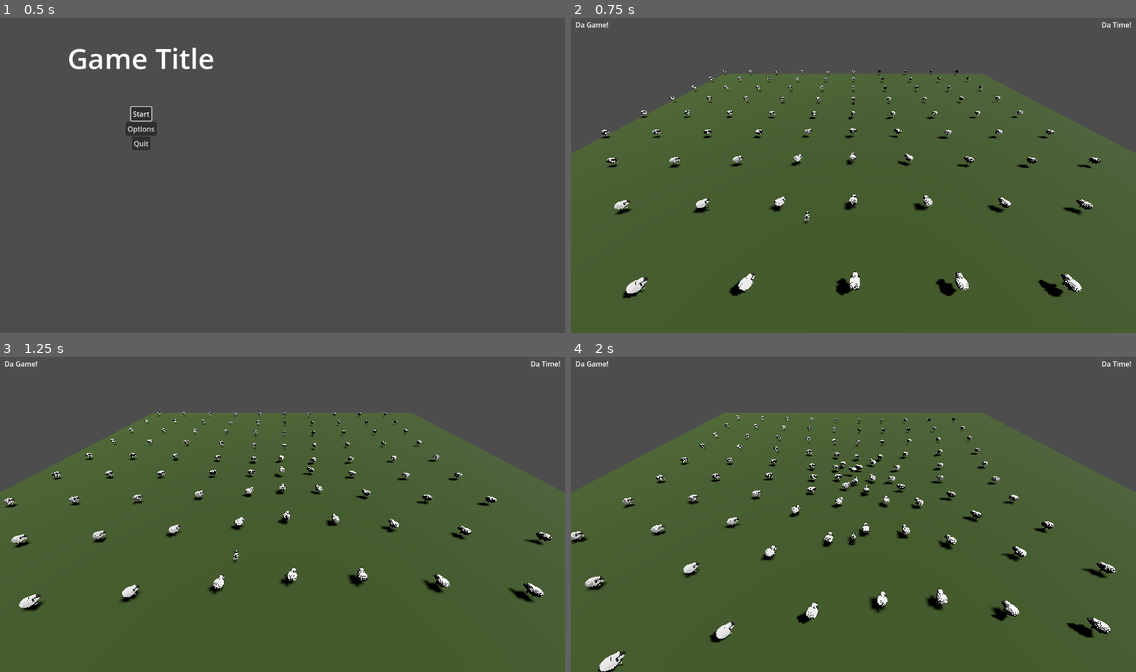
Above: before the commit, frames 1-4 (two rows, left to right).
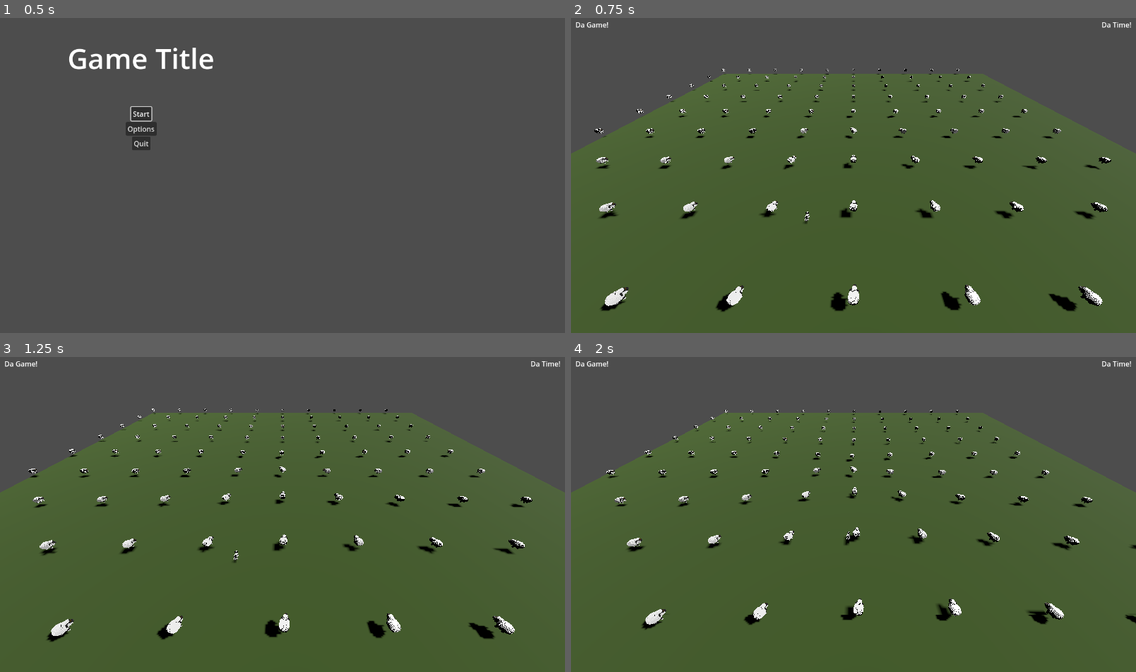
Above: after the commit, the same moments.

Repository: hunttis/ld-58
Game: Godot game, scene res://assets/scenes/master.tscn
Two runs of this game, one before a commit and one after it. Both use one fixed random seed, a clock stepped at 60 frames per second and the inputs below.
Inputs (mouse positions are in pixels of both pictures, inside the frame that each line leads up to):
- Up to frame 1 (0.5 s): no input
- Up to frame 2 (0.75 s): click "Start" at 0.5 s
- Up to frame 3 (1.25 s): no input
- Up to frame 4 (2 s): move the mouse to (977, 498) at 1.27 s; click (977, 498) at 1.35 s

Frame 1 is identical in both runs. In frame 2, 5.1% of the frame differs, in the area x 4-96%, y 16-94%; in frame 3, 5.3%; in frame 4, 6.1%, in the area x 0-100%, y 16-100%.

Commit message:
smoother and less speedy movement for sheeps

Diff:
--- a/assets/scenes/game/sheep/Sheep.gd
+++ b/assets/scenes/game/sheep/Sheep.gd
@@ -8,8 +8,7 @@
 @export var max_neighbors: int = 10
 @export var dog_fear_radius: float = 10.0
 
-@export var speed: float = 10
-@export var max_speed: float = 10
+@export var max_idle_speed: float = 2
 @export var separation_radius: float = 1.5
 
 @export var look_ahead: float = 1.0
@@ -61,23 +60,21 @@
   # Dog repulsion
   steer += _dog_repulsion(_dogs) * weight_dog
 
-  # Mild wander to prevent clumping
-  steer += _wander() * weight_wander
 
   var desired_dir := steer
   if desired_dir.length() < 0.001:
       desired_dir = - transform.basis.z # keep moving forward a bit
-  desired_dir = desired_dir.normalized() * 2
+  desired_dir = desired_dir.normalized()
 
   # 2) Pick a short-range steer target and hand it to the agent
-  var steer_target := global_position + desired_dir * look_ahead
+  var steer_target := global_position + ((desired_dir * look_ahead) * 2)
   agent.target_position = steer_target
 
   # 3) Use path corner to build desired velocity; let avoidance adjust it
   var next_corner := agent.get_next_path_position()
   var dir_to_corner := (next_corner - global_position)
   if dir_to_corner.length() > 0.001:
-      var desired_velocity := dir_to_corner.normalized() * max_speed
+      var desired_velocity := dir_to_corner.normalized() * max_idle_speed
       # Tell the agent what we *want*; it will emit a safe velocity
       agent.velocity = desired_velocity
   else:
@@ -119,9 +116,3 @@
             # Heavier inverse-square, scales up close to the dog
             f += off.normalized() * (1.0 / (dist * dist))
     return f
-
-func _wander() -> Vector3:
-    # Small random nudge on the XZ plane
-    var angle := rnd.randf_range(-PI, PI)
-    var v := Vector3(cos(angle), 0.0, sin(angle))
-    return v
